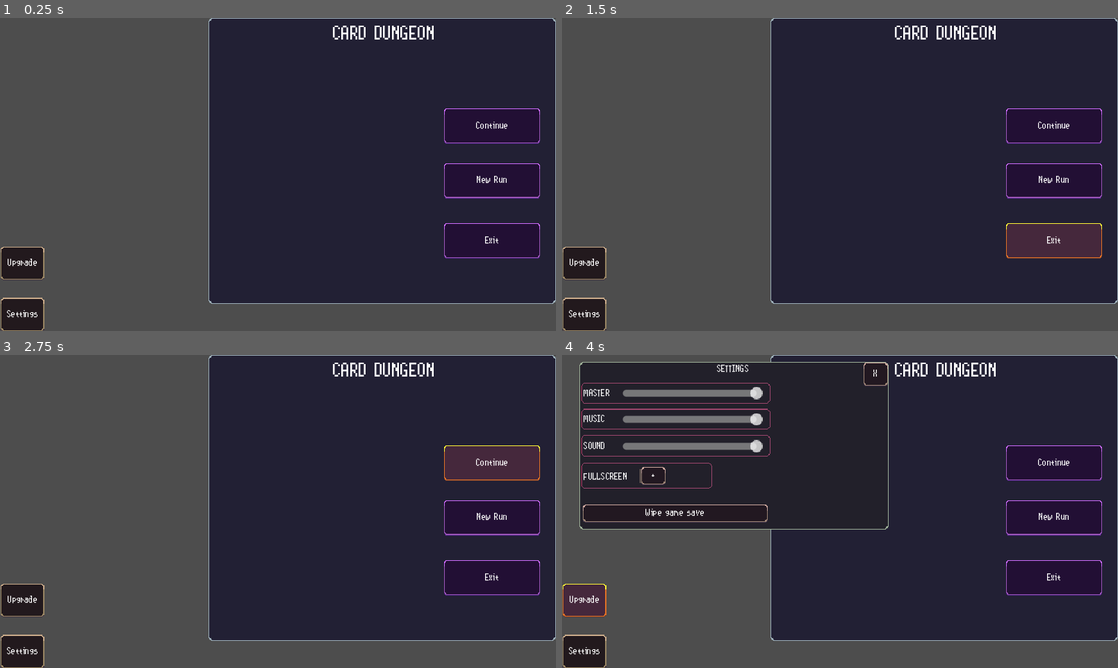
Above: before the commit, frames 1-4 (two rows, left to right).
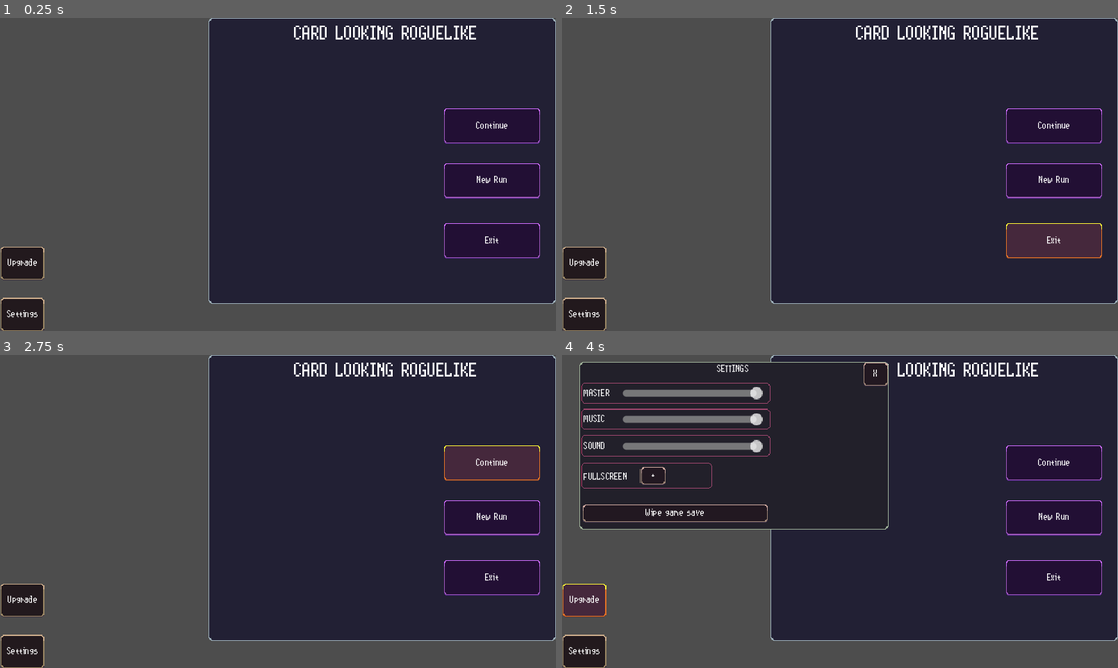
Above: after the commit, the same moments.

Repository: crescentsoru/card-looking-roguelike
Game: Godot game, scene res://Menus/MainMenu.tscn
Same seed, same stepped clock (60 frames per second), same inputs: the game is played once before the commit and once after it.
Inputs (mouse positions are in pixels of both pictures, inside the frame that each line leads up to):
- Up to frame 1 (0.25 s): no input
- Up to frame 2 (1.5 s): tap Enter (A) at 0.5, 1.35 s; move the mouse to (1056, 180) at 0.52 s; hold Right (right) 0.53-1.28 s; hold Enter (A) 0.53-1.28 s; tap Space at 1.25 s; move the mouse to (1056, 240) at 1.27 s; hold Down (down) from 1.28 s (still down)
- Up to frame 3 (2.75 s): tap Enter (A) at 2 s; move the mouse to (494, 461) at 2.02 s; release Down (down) at 2.03 s; hold Right (right) from 2.03 s (still down); hold Enter (A) from 2.03 s (still down); tap B (brushswitch) at 2.1 s
- Up to frame 4 (4 s): tap Space at 2.75 s; move the mouse to (584, 652) at 2.77 s; release Right (right) at 2.78 s; release Enter (A) at 2.78 s; hold Up (up) 2.78-3.53 s; click (584, 652) at 2.85 s; tap Enter (A) at 3.05, 3.5 s; move the mouse to (584, 599) at 3.52 s; hold Left (left) from 3.53 s (still down); hold Enter (A) from 3.53 s (still down); tap Middle mouse button (middleclick) at 3.6 s

The runs differ from the first frame. In frame 1, 0.8% of the frame differs, in the area x 52-86%, y 2-7%; in frame 2, 0.8%; in frame 3, 0.8%; in frame 4, 0.7%.

Commit message:
game starts at Start level instead of testing ground

Diff:
--- a/Base/Main.gd
+++ b/Base/Main.gd
@@ -1622,7 +1622,7 @@
 		$CanvasLayer/EditorUI/CardUI.update_visuals_unit(brush_units[brushunit_select])
 
 	#SAVING/LOADING LEVELS
-var currentlevel = "test" #both saving and loading
+var currentlevel = "Start" #both saving and loading
 
 
 func save_current_level():
--- a/Menus/MainMenu.tscn
+++ b/Menus/MainMenu.tscn
@@ -19,12 +19,13 @@
 metadata/_edit_use_anchors_ = true
 
 [node name="Title" type="Label" parent="."]
-offset_left = 382.0
+offset_left = 338.0
 offset_top = 9.0
-offset_right = 502.0
+offset_right = 550.0
 offset_bottom = 38.0
 theme_override_font_sizes/font_size = 16
-text = "CARD DUNGEON"
+text = "CARD LOOKING ROGUELIKE
+"
 horizontal_alignment = 1
 metadata/_edit_use_anchors_ = true
 
